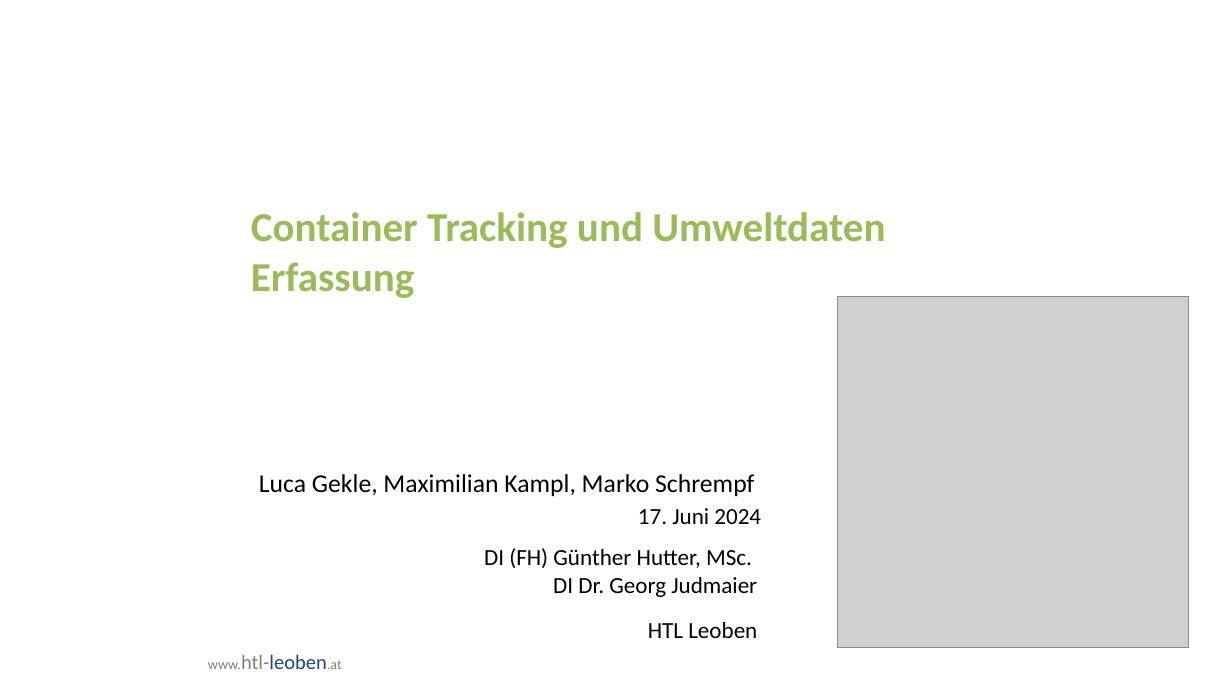
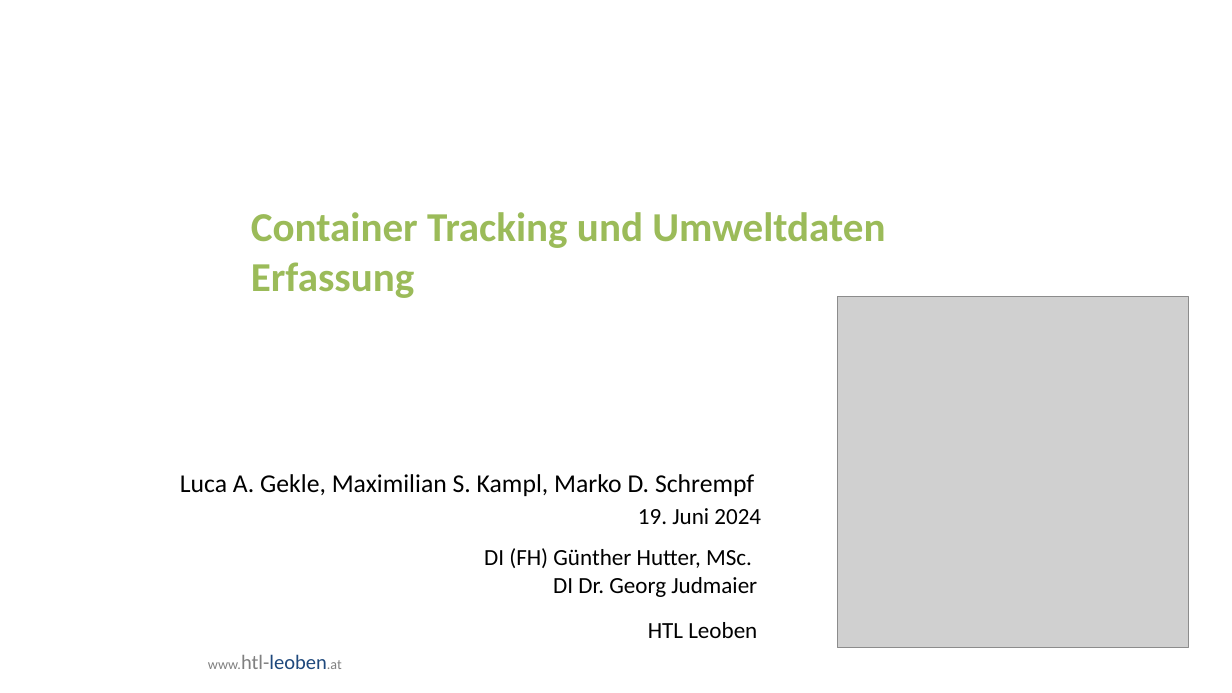
Before and after one commit to bitsneak/Contrude, a slide deck: slide 1 of Diplomarbeit/doc/Presentations/DA-Präsentation2024_Erstpräsentation.pptx. Drawn at 1232x693 pixels with LibreOffice and Linux fonts; fonts in the diff are those of the drawing; grey boxes stand for pictures; background and template pictures are left out. Boxes give left, top, right and bottom in pixels: in the first picture for what was removed or moved away, otherwise in the second. Text is boxed around its words. In the diff, an @@ line names an element or a change of style, - is before the commit and + after.

```diff
--- a/Diplomarbeit/doc/Presentations/DA-Präsentation2024_Erstpräsentation.pptx
+++ b/Diplomarbeit/doc/Presentations/DA-Präsentation2024_Erstpräsentation.pptx
@@ text at (180,474,754,496): text changed @@
-Luca Gekle, Maximilian Kampl, Marko Schrempf
+Luca A. Gekle, Maximilian S. Kampl, Marko D. Schrempf
@@ text at (638,508,761,524): text changed @@
-17. Juni 2024
+19. Juni 2024
```
Also in this commit, not shown: 4 other slides changed, 1 slide added, 2 other files.
